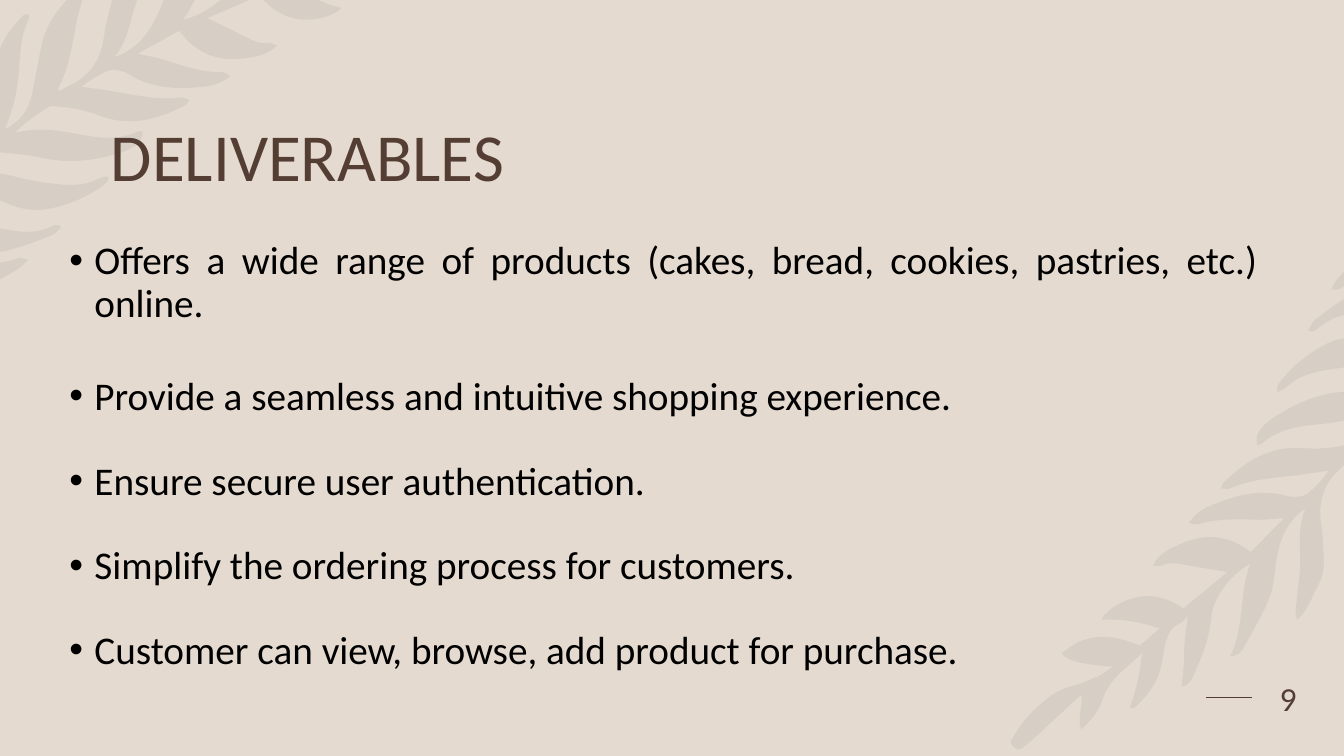
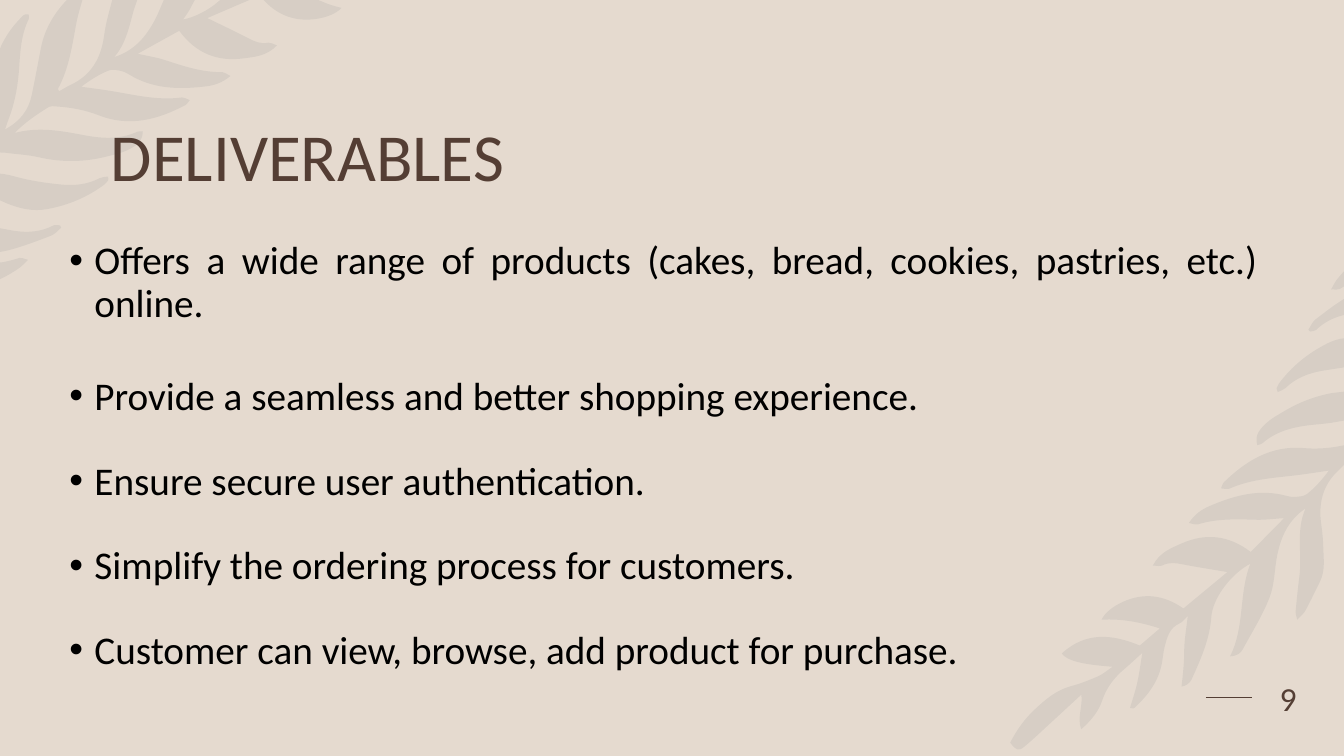
Before and after one commit to rebecca329/Bakewise, a slide deck: slide 9 of BAKERY.pptx. Drawn at 1344x756 pixels with LibreOffice and Linux fonts; fonts in the diff are those of the drawing. Boxes give left, top, right and bottom in pixels: in the first picture for what was removed or moved away, otherwise in the second. Text is boxed around its words. In the diff, an @@ line names an element or a change of style, - is before the commit and + after.

```diff
--- a/BAKERY.pptx
+++ b/BAKERY.pptx
@@ text at (x1=94, y1=382, x2=918, y2=417): text changed @@
-• Provide a seamless and intuitive shopping experience.
+• Provide a seamless and better shopping experience.
```
Also in this commit, not shown: 3 other slides changed, 2 slides added, 2 slides removed.
